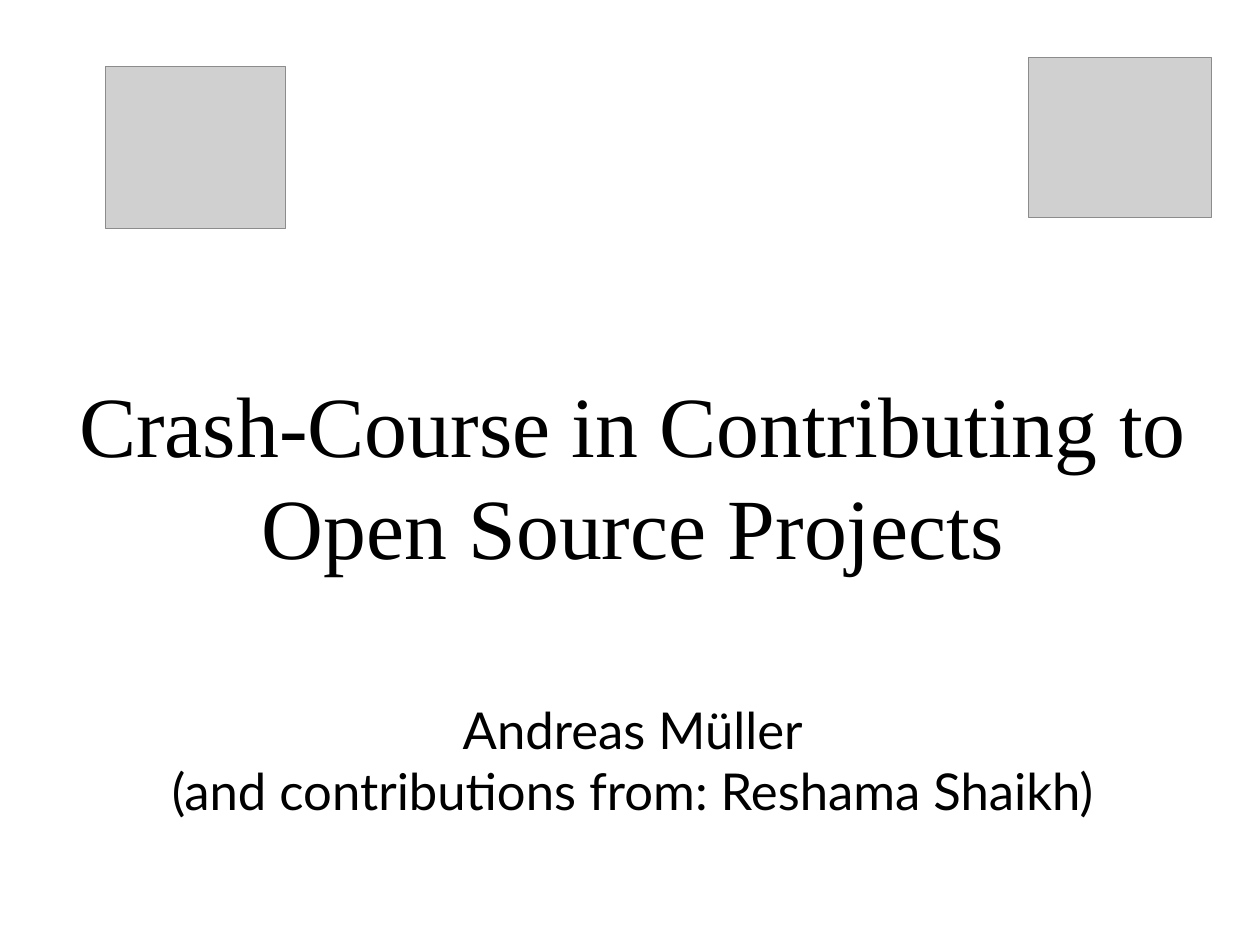
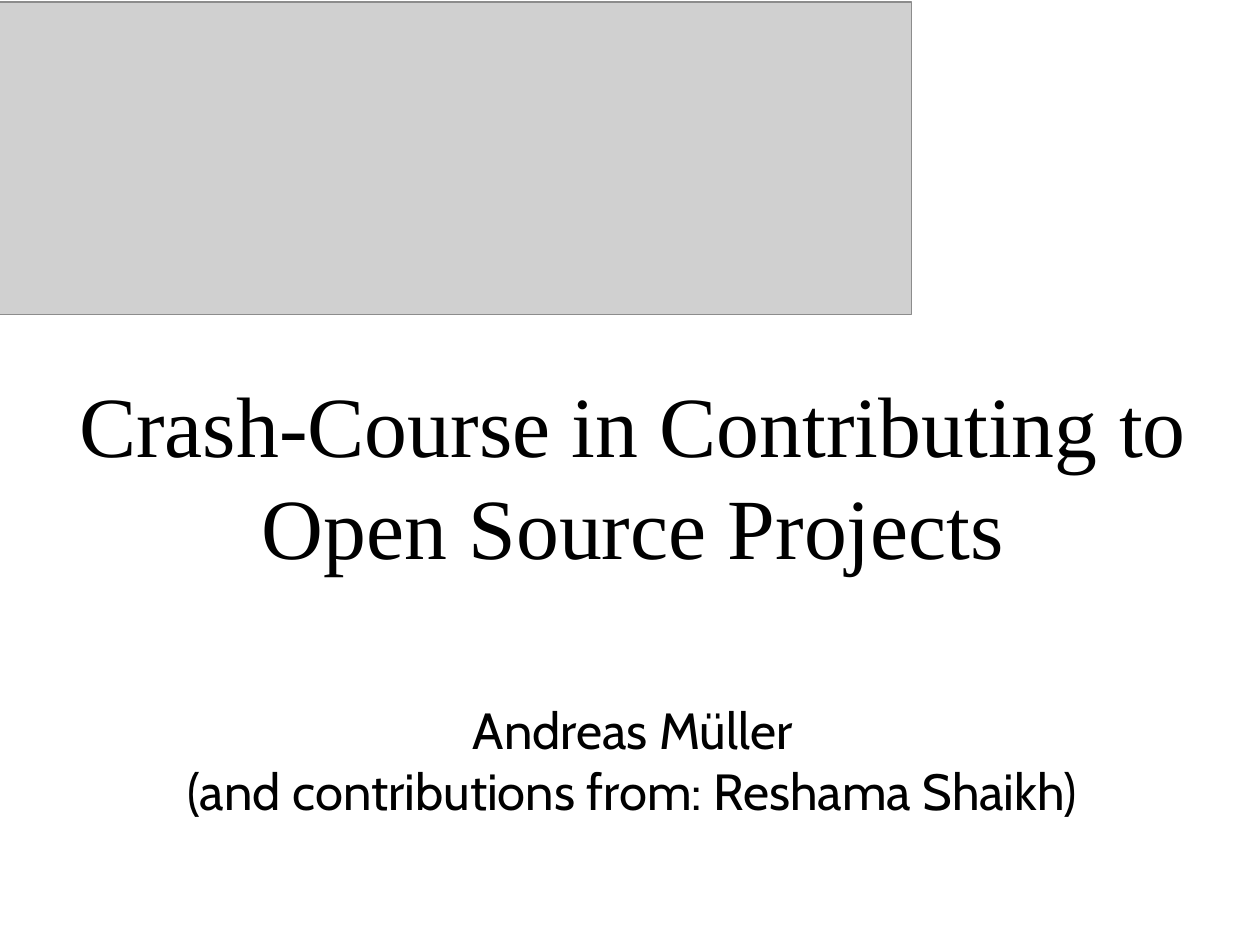
Before and after one commit to data-umbrella/data-umbrella-scikit-learn-sprint, a slide deck: slide 1 of data-umbrella-sprint-intro.odp. Drawn at 1260x945 pixels with LibreOffice and Linux fonts; fonts in the diff are those of the drawing; grey boxes stand for pictures. Boxes give left, top, right and bottom in pixels: in the first picture for what was removed or moved away, otherwise in the second. Text is boxed around its words. In the diff, an @@ line names an element or a change of style, - is before the commit and + after.

```diff
--- a/data-umbrella-sprint-intro.odp
+++ b/data-umbrella-sprint-intro.odp
@@ picture resized from (x1=106, y1=66, x2=286, y2=229) to (x1=0, y1=2, x2=912, y2=314) @@
@@ picture removed at (x1=1029, y1=57, x2=1212, y2=217) @@
@@ text at (x1=188, y1=711, x2=1077, y2=817): font Lato to Cabin in "Andreas Müller", "(and contributions from: Reshama Shaikh)" @@
```
Also in this commit, not shown: 2 other slides changed, 1 slide added, 1 other file.
